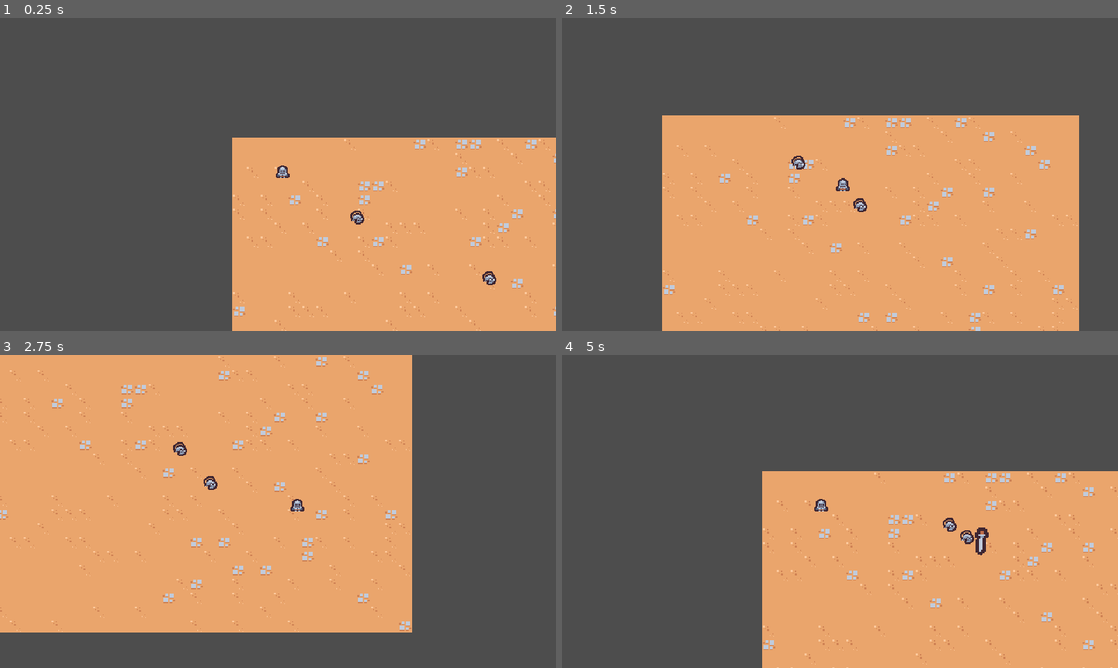
Above: before the commit, frames 1-4 (two rows, left to right).
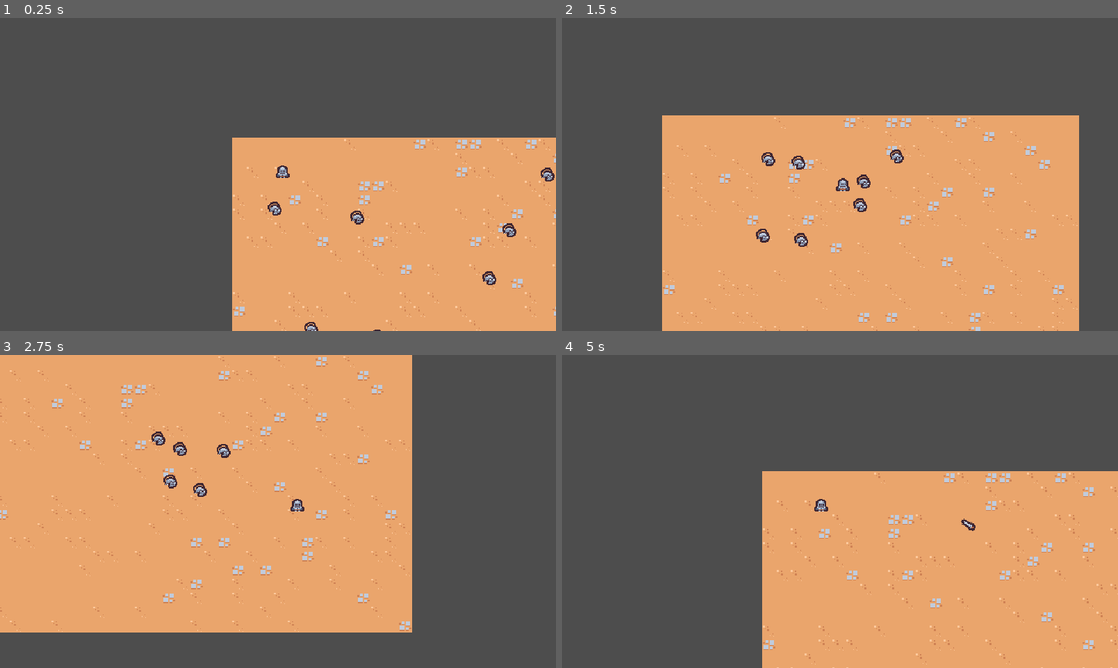
Above: after the commit, the same moments.

Repository: theWaffler/2DSurvivors
Game: Godot game, scene res://scenes/main/main.tscn
The game is run twice, just before and just after one commit, with the same random seed, the same clock (stepped at 60 frames per second) and the same inputs.
Inputs:
- Up to frame 1 (0.25 s): no input
- Up to frame 2 (1.5 s): hold D (move_right) 0.53-1.28 s; hold S (move_down) from 1.28 s (still down)
- Up to frame 3 (2.75 s): release S (move_down) at 2.03 s; hold D (move_right) from 2.03 s (still down)
- Up to frame 4 (5 s): release D (move_right) at 2.78 s; hold W (move_up) 2.78-3.53 s; hold A (move_left) from 3.53 s (still down)

The runs differ from the first frame. In frame 1, 0.3% of the frame differs, in the area x 48-100%, y 47-100%; in frame 2, 0.4%, in the area x 34-62%, y 42-74%; in frame 3, 0.4%; in frame 4, 0.4%.

Commit message:
added sword ability targeting

Diff:
--- a/project.godot
+++ b/project.godot
@@ -54,6 +54,12 @@
 ]
 }
 
+[layer_names]
+
+2d_physics/layer_1="Terrian"
+2d_physics/layer_2="Player"
+2d_physics/layer_3="Enemy"
+
 [rendering]
 
 textures/canvas_textures/default_texture_filter=0
--- a/scenes/ability/sword_ability/sword_ability.tscn
+++ b/scenes/ability/sword_ability/sword_ability.tscn
@@ -8,39 +8,37 @@
 tracks/0/imported = false
 tracks/0/enabled = true
 tracks/0/path = NodePath("Sprite2D:rotation")
-tracks/0/interp = 2
+tracks/0/interp = 1
 tracks/0/loop_wrap = true
 tracks/0/keys = {
-"times": PackedFloat32Array(0, 0.1, 0.5, 0.75),
-"transitions": PackedFloat32Array(1, 1, 1.8, 1),
+"times": PackedFloat32Array(0),
+"transitions": PackedFloat32Array(1),
 "update": 0,
-"values": [0.0, -0.174533, 3.14159, 0.0]
+"values": [0.0]
 }
 tracks/1/type = "value"
 tracks/1/imported = false
 tracks/1/enabled = true
 tracks/1/path = NodePath("Sprite2D:scale")
-tracks/1/interp = 2
+tracks/1/interp = 1
 tracks/1/loop_wrap = true
 tracks/1/keys = {
-"times": PackedFloat32Array(0, 0.4, 0.75),
-"transitions": PackedFloat32Array(1, 2, 1),
+"times": PackedFloat32Array(0),
+"transitions": PackedFloat32Array(1),
 "update": 0,
-"values": [Vector2(0, 0), Vector2(2, 2), Vector2(0, 0)]
+"values": [Vector2(1, 1)]
 }
-tracks/2/type = "method"
+tracks/2/type = "value"
 tracks/2/imported = false
 tracks/2/enabled = true
-tracks/2/path = NodePath(".")
+tracks/2/path = NodePath("Area2D/CollisionShape2D:disabled")
 tracks/2/interp = 1
 tracks/2/loop_wrap = true
 tracks/2/keys = {
-"times": PackedFloat32Array(0.75),
+"times": PackedFloat32Array(0),
 "transitions": PackedFloat32Array(1),
-"values": [{
-"args": [],
-"method": &"queue_free"
-}]
+"update": 1,
+"values": [false]
 }
 
 [sub_resource type="Animation" id="Animation_8bf2t"]
@@ -85,6 +83,18 @@
 "method": &"queue_free"
 }]
 }
+tracks/3/type = "value"
+tracks/3/imported = false
+tracks/3/enabled = true
+tracks/3/path = NodePath("Area2D/CollisionShape2D:disabled")
+tracks/3/interp = 1
+tracks/3/loop_wrap = true
+tracks/3/keys = {
+"times": PackedFloat32Array(0, 0.2, 0.4),
+"transitions": PackedFloat32Array(1, 1, 1),
+"update": 1,
+"values": [true, false, true]
+}
 
 [sub_resource type="AnimationLibrary" id="AnimationLibrary_pwnp2"]
 _data = {
@@ -92,15 +102,25 @@
 "swing": SubResource("Animation_8bf2t")
 }
 
+[sub_resource type="RectangleShape2D" id="RectangleShape2D_eghki"]
+size = Vector2(30, 30)
+
 [node name="SwordAbility" type="Node2D"]
 
 [node name="AnimationPlayer" type="AnimationPlayer" parent="."]
 libraries = {
 "": SubResource("AnimationLibrary_pwnp2")
 }
-autoplay = "RESET"
+autoplay = "swing"
 
 [node name="Sprite2D" type="Sprite2D" parent="."]
-scale = Vector2(1e-05, 1e-05)
 texture = ExtResource("1_nd728")
 offset = Vector2(0, -4)
+
+[node name="Area2D" type="Area2D" parent="."]
+collision_layer = 4
+collision_mask = 0
+
+[node name="CollisionShape2D" type="CollisionShape2D" parent="Area2D"]
+position = Vector2(15, 0)
+shape = SubResource("RectangleShape2D_eghki")
--- a/scenes/ability/sword_ability_controller/sword_ability_controller.gd
+++ b/scenes/ability/sword_ability_controller/sword_ability_controller.gd
@@ -30,3 +30,7 @@
 	var sword_instance = sword_ability.instantiate() as Node2D
 	player.get_parent().add_child(sword_instance)
 	sword_instance.global_position = enemies[0].global_position
+	sword_instance.global_position += Vector2.RIGHT.rotated(randf_range(0, TAU)) * 4 # TAU = 2*pi
+
+	var enemy_direction = enemies[0].global_position - sword_instance.global_position
+	sword_instance.rotation = enemy_direction.angle()
--- a/scenes/basic_enemy/basic_enemy.gd
+++ b/scenes/basic_enemy/basic_enemy.gd
@@ -1,11 +1,22 @@
 extends CharacterBody2D
 
+const MAX_SPEED = 75
 
 # Called when the node enters the scene tree for the first time.
 func _ready():
-	pass # Replace with function body.
-
+	$Area2D.area_entered.connect(on_area_entered)
 
 # Called every frame. 'delta' is the elapsed time since the previous frame.
 func _process(delta):
-	pass
+	var direction = get_direction_to_player()
+	velocity = direction * MAX_SPEED
+	move_and_slide()
+
+func get_direction_to_player():
+	var player_nodes = get_tree().get_first_node_in_group("player") as Node2D
+	if player_nodes != null:
+		return (player_nodes.global_position - global_position).normalized()
+	return Vector2.ZERO
+
+func on_area_entered(other_area: Area2D):
+	queue_free()
--- a/scenes/basic_enemy/basic_enemy.tscn
+++ b/scenes/basic_enemy/basic_enemy.tscn
@@ -1,36 +1,25 @@
-[gd_scene load_steps=4 format=3 uid="uid://kf1ncck7erwb"]
+[gd_scene load_steps=5 format=3 uid="uid://kf1ncck7erwb"]
 
+[ext_resource type="Script" path="res://scenes/basic_enemy/basic_enemy.gd" id="1_acatr"]
 [ext_resource type="Texture2D" uid="uid://4jekewqihc4e" path="res://scenes/basic_enemy/0124.png" id="1_r7dfo"]
 
-[sub_resource type="GDScript" id="GDScript_yyqkj"]
-script/source = "extends CharacterBody2D
-
-const MAX_SPEED = 75
-
-# Called when the node enters the scene tree for the first time.
-func _ready():
-	pass # Replace with function body.
-
-
-# Called every frame. 'delta' is the elapsed time since the previous frame.
-func _process(delta):
-	var direction = get_direction_to_player()
-	velocity = direction * MAX_SPEED
-	move_and_slide()
-
-func get_direction_to_player():
-	var player_nodes = get_tree().get_first_node_in_group(\"player\") as Node2D
-	if player_nodes != null:
-		return (player_nodes.global_position - global_position).normalized()
-	return Vector2.ZERO
-"
+[sub_resource type="CircleShape2D" id="CircleShape2D_3v47e"]
+radius = 12.0
 
 [sub_resource type="CircleShape2D" id="CircleShape2D_sd15t"]
 radius = 5.0
 
 [node name="BasicEnemy" type="CharacterBody2D" groups=["enemy"]]
 collision_layer = 0
-script = SubResource("GDScript_yyqkj")
+script = ExtResource("1_acatr")
+
+[node name="Area2D" type="Area2D" parent="."]
+collision_layer = 0
+collision_mask = 4
+
+[node name="CollisionShape2D" type="CollisionShape2D" parent="Area2D"]
+position = Vector2(0, -5)
+shape = SubResource("CircleShape2D_3v47e")
 
 [node name="Sprite2D" type="Sprite2D" parent="."]
 texture = ExtResource("1_r7dfo")
--- a/scenes/main/main.tscn
+++ b/scenes/main/main.tscn
@@ -22,3 +22,21 @@
 
 [node name="BasicEnemy2" parent="." instance=ExtResource("4_8wlc1")]
 position = Vector2(313, 175)
+
+[node name="BasicEnemy3" parent="." instance=ExtResource("4_8wlc1")]
+position = Vector2(177, 249)
+
+[node name="BasicEnemy4" parent="." instance=ExtResource("4_8wlc1")]
+position = Vector2(337, 116)
+
+[node name="BasicEnemy5" parent="." instance=ExtResource("4_8wlc1")]
+position = Vector2(95, 243)
+
+[node name="BasicEnemy6" parent="." instance=ExtResource("4_8wlc1")]
+position = Vector2(160, 106)
+
+[node name="BasicEnemy7" parent="." instance=ExtResource("4_8wlc1")]
+position = Vector2(45, 104)
+
+[node name="BasicEnemy8" parent="." instance=ExtResource("4_8wlc1")]
+position = Vector2(382, 47)
Not shown: 1 places in scenes/ability/sword_ability/sword_ability.tscn that only renumber resources
